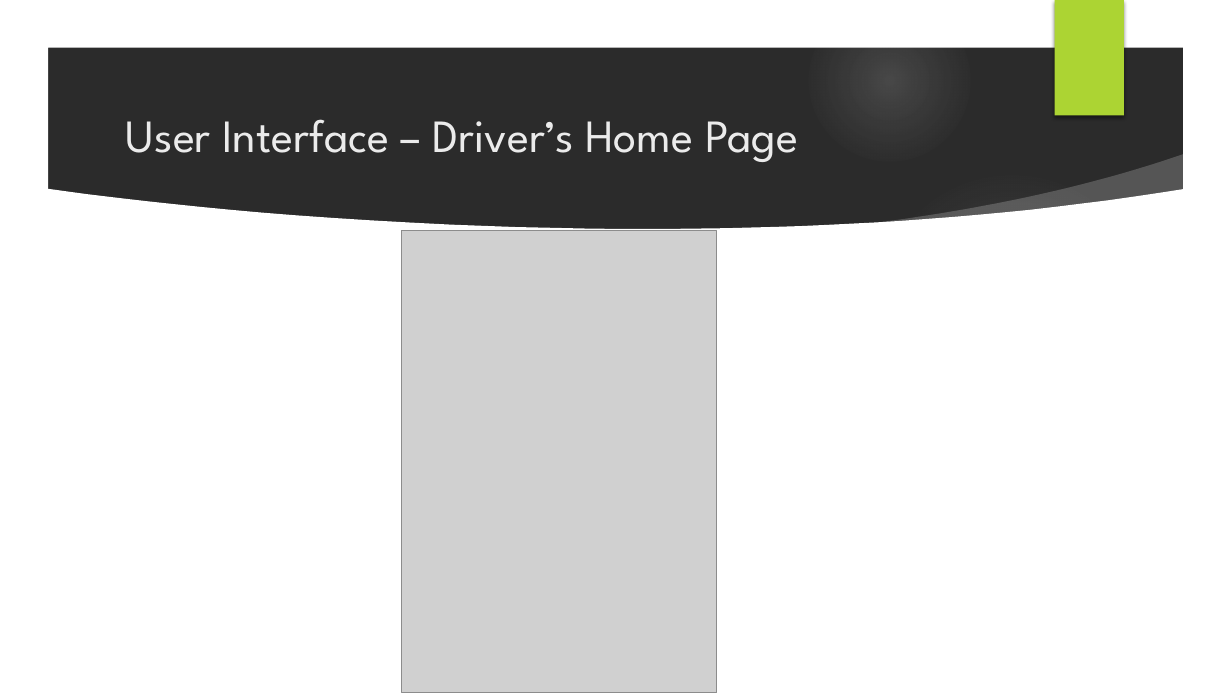
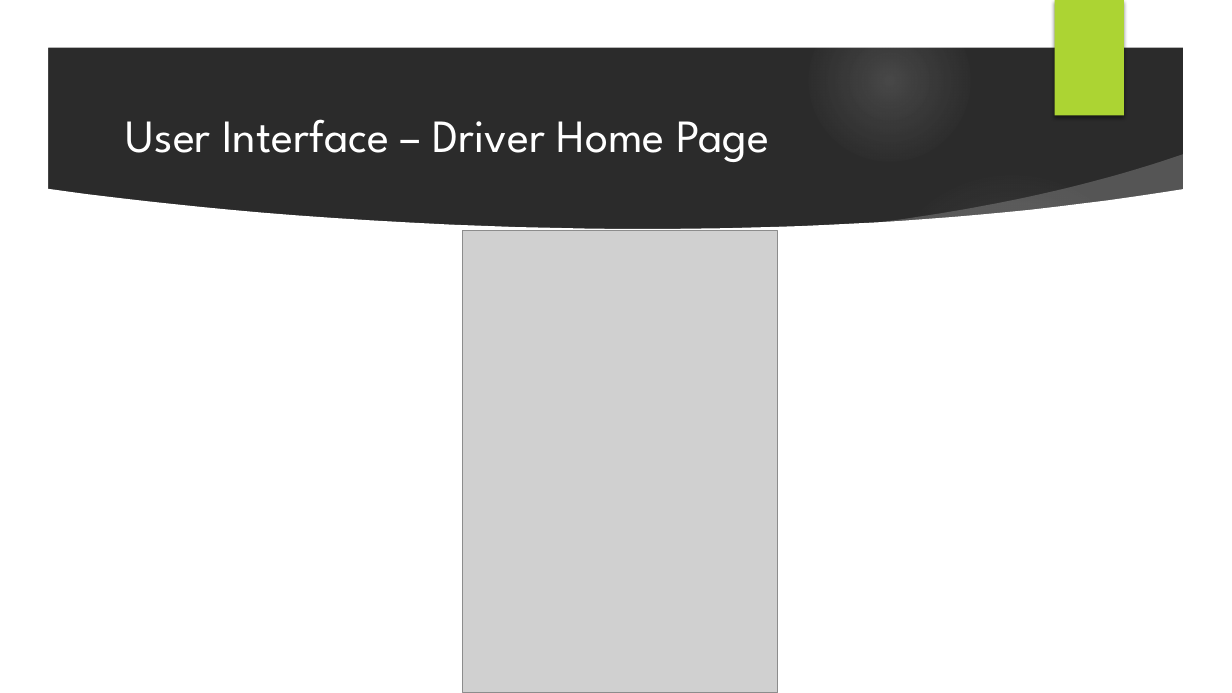
Before and after one commit to Maiux92/ingsw2project, a slide deck: slide 15 of Slides/Project Presentation.pptx. Drawn at 1232x693 pixels with LibreOffice and Linux fonts; fonts in the diff are those of the drawing; grey boxes stand for pictures; background and template pictures are left out; a plain dark background stands for a picture behind light text. Boxes give left, top, right and bottom in pixels: in the first picture for what was removed or moved away, otherwise in the second. Text is boxed around its words. In the diff, an @@ line names an element or a change of style, - is before the commit and + after.

```diff
--- a/Slides/Project Presentation.pptx
+++ b/Slides/Project Presentation.pptx
@@ title at box(126, 119, 769, 162): text changed; text colour #EBEBEB to #FFFFFF @@
-User Interface – Driver’s Home Page
+User Interface – Driver Home Page
@@ picture: place and size @@
-picture at box(402, 231, 717, 693)
+picture at box(463, 231, 778, 693)
```
Also in this commit, not shown: 54 other slides changed, 3 slides added, 3 slides removed, 2 other files.
